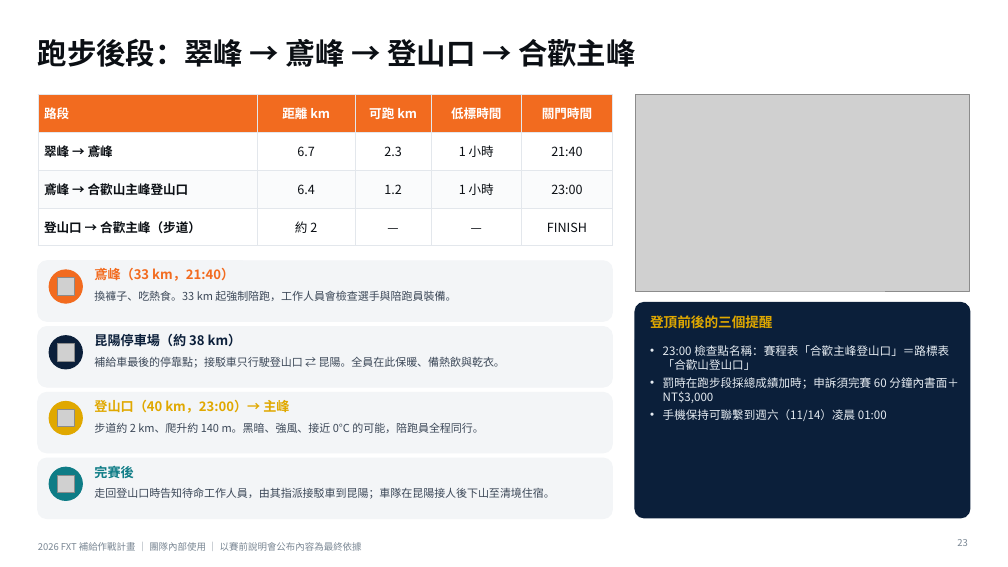
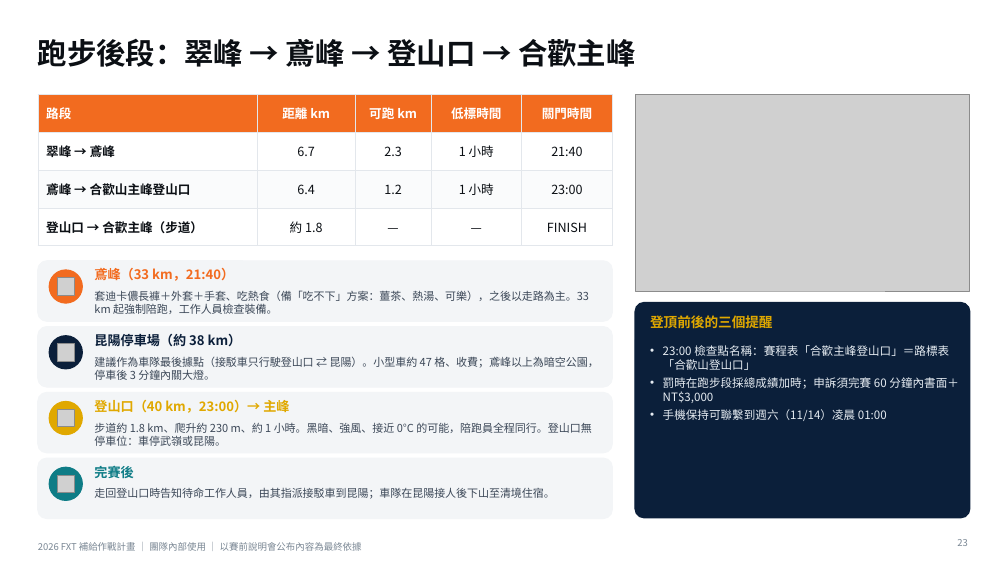
Before and after one commit to powermovebboy-sys/Race-site, a slide deck: slide 23 of deck/2026_FXT_補給作戰計畫.pptx. Drawn at 1008x567 pixels with LibreOffice and Linux fonts; fonts in the diff are those of the drawing; grey boxes stand for pictures. Boxes give left, top, right and bottom in pixels: in the first picture for what was removed or moved away, otherwise in the second. Text is boxed around its words. In the diff, an @@ line names an element or a change of style, - is before the commit and + after.

```diff
--- a/deck/2026_FXT_補給作戰計畫.pptx
+++ b/deck/2026_FXT_補給作戰計畫.pptx
@@ table at (38, 95, 613, 237) @@
-row 4, column 2: 約 2
+row 4, column 2: 約 1.8
@@ text at (94, 290, 588, 314): text changed @@
-換褲子、吃熱食。33 km 起強制陪跑，工作人員會檢查選手與陪跑員裝備。
+套迪卡儂長褲＋外套＋手套、吃熱食（備「吃不下」方案：薑茶、熱湯、可樂），之後以走路為主。33 km 起強制陪跑，工作人員檢查裝備。
@@ text at (94, 357, 598, 380): text changed @@
-補給車最後的停靠點；接駁車只行駛登山口 ⇄ 昆陽。全員在此保暖、備熱飲與乾衣。
+建議作為車隊最後據點（接駁車只行駛登山口 ⇄ 昆陽）。小型車約 47 格、收費；鳶峰以上為暗空公園，停車後 3 分鐘內關大燈。
@@ text at (94, 423, 591, 446): text changed @@
-步道約 2 km、爬升約 140 m。黑暗、強風、接近 0°C 的可能，陪跑員全程同行。
+步道約 1.8 km、爬升約 230 m、約 1 小時。黑暗、強風、接近 0°C 的可能，陪跑員全程同行。登山口無停車位：車停武嶺或昆陽。
```
Also in this commit, not shown: 23 other slides changed, 9 other files.
